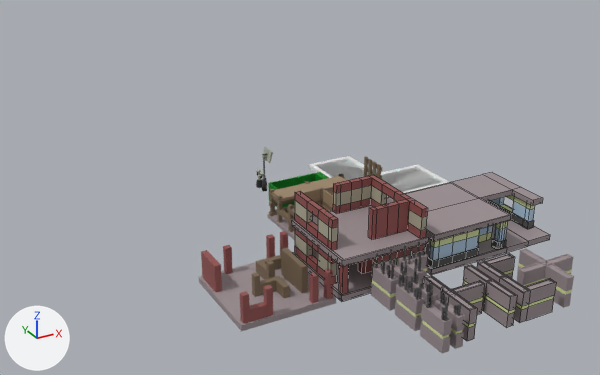
The FBX model Blender/Levels/walls.fbx as it was, and as the next commit left it.
Both versions are drawn from a 50 mm camera at (-26.1, -49.6, 26.2) aimed at (0.6, -1.1, 1.9). Lighting does not change. The marker at lower left points along +X, +Y and +Z. Mesh edges are drawn as thin lines on the coarser meshes. Where no turn or scale is listed for an object, it has been applied to the vertices.

The older version as bpy lines, for what is in view:
```python
me_cube_004 = bpy.data.meshes.new('Cube.004')
me_cube_004.from_pydata(...)  # 96 vertices, 78 faces; spans x -1.16..-0.66, y -17.75..-15.75, z -0.19..2.74
# faces by material slot: [4, 26, 48]
me_cube_004.materials.append(mat_wall_base)  # green #dde8a4
me_cube_004.materials.append(mat_foundation)  # grey #9c9093
me_cube_004.materials.append(mat_material_001)  # grey #858585
me_cube_005 = bpy.data.meshes.new('Cube.005')
me_cube_005.from_pydata(...)  # 48 vertices, 44 faces; spans x 3.65..4.15, y -19.95..-15.95, z -0.19..1.81
# faces by material slot: [8, 36]
me_cube_005.materials.append(mat_wall_base)  # green #dde8a4
me_cube_005.materials.append(mat_foundation)  # grey #9c9093
me_cube_063 = bpy.data.meshes.new('Cube.063')
me_cube_063.from_pydata(...)  # 124 vertices, 104 faces; spans x 0.77..2.61, y -15.25..-13.25, z -0.19..2.74
# faces by material slot: [8, 42, 54]
me_cube_063.materials.append(mat_wall_base)  # green #dde8a4
me_cube_063.materials.append(mat_foundation)  # grey #9c9093
me_cube_063.materials.append(mat_material_001)  # grey #858585
ob_reinforcedwall1_001 = bpy.data.objects.new('ReinforcedWall1.001', me_cube_063)
ob_reinforcedwall1_001.location = (0.0, 0.0, 0.0)
ob_reinforcedwall1_longwall = bpy.data.objects.new('ReinforcedWall1_LongWall', me_cube_005)
ob_reinforcedwall1_longwall.location = (0.0, 0.0, 0.0)
ob_reinforcedwall_indent2 = bpy.data.objects.new('ReinforcedWall_Indent2', me_cube_004)
ob_reinforcedwall_indent2.location = (0.0, 0.0, 0.0)
# also in view: 'ReinforcedWall2' at (-0.9, -14.3, 1.3); 'Foundation' at (9.6, 2.2, -0.1); 'BrickBuilding.001' at (8.6, -9.9, 1.2); 'ReinforcedWall_Indent2.001' at (-0.9, -19.2, 1.3); 'WoodenSkeletonBuilding' at (1.5, -3.5, 0.9)
```
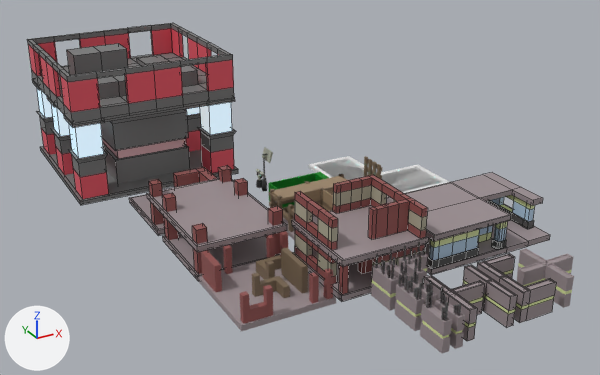
Location of each change, (x1, y1, x2, y2) in pixels of the pictures (600 x 375 px):
```json
{"object": "Unfinished_Building.002", "change": "added", "after": [27, 23, 238, 205], "faces in mat_material_004 (grey #787878)": [27, 23, 238, 205], "faces in mat_material_006 (red #e75665)": [28, 28, 234, 199], "faces in mat_material_005 (cyan #2eb7e8)": [37, 88, 232, 158], "faces in mat_material_003 (pink #e7b8bd)": [102, 138, 185, 159]}
{"object": "Unfinished_Building.001", "change": "added", "after": [129, 166, 287, 281], "faces in mat_foundation_001 (grey #9c9093)": [129, 178, 287, 281], "faces in mat_brickmaterial_001 (brown #925250)": [149, 166, 283, 274]}
```

Scene script edits in JSON lines:
```json
{"op": "add", "block": "mat_material_005", "code": ["mat_material_005 = principled_material('Material.005')", "mat_material_005.base_color = (0.0271, 0.475, 0.803)  # cyan #2eb7e7", "mat_material_005.emission_strength = 0.6"]}
{"op": "add", "block": "mat_material_006", "code": ["mat_material_006 = principled_material('Material.006')", "mat_material_006.base_color = (0.801, 0.0928, 0.13)  # red #e75665"]}
{"op": "add", "block": "mat_material_004", "code": ["mat_material_004 = principled_material('Material.004')", "mat_material_004.base_color = (0.189, 0.189, 0.189)  # grey #787878"]}
{"op": "add", "block": "mat_material_003", "code": ["mat_material_003 = principled_material('Material.003')", "mat_material_003.base_color = (0.802, 0.478, 0.508)  # pink #e7b8bd"]}
{"op": "add", "block": "me_cube_012", "code": ["me_cube_012 = bpy.data.meshes.new('Cube.012')", "me_cube_012.from_pydata(...)  # 500 vertices, 504 faces; spans x -6.51..6.51, y -6.5..6.5, z -0.18..9.73", "# faces by material slot: [4, 404, 24, 72]", "me_cube_012.materials.append(mat_material_003)  # pink #e7b8bd", "me_cube_012.materials.append(mat_material_004)  # grey #787878", "me_cube_012.materials.append(mat_material_005)  # cyan #2eb7e7", "me_cube_012.materials.append(mat_material_006)  # red #e75665"]}
{"op": "add", "block": "me_cube_010", "code": ["me_cube_010 = bpy.data.meshes.new('Cube.010')", "me_cube_010.from_pydata(...)  # 112 vertices, 92 faces; spans x -1.87..4.38, y -0.47..13.18, z -1.21..2.3", "# faces by material slot: [42, 50]", "me_cube_010.materials.append(mat_foundation_001)  # grey #9c9093", "me_cube_010.materials.append(mat_brickmaterial_001)  # brown #925250"]}
{"op": "add", "block": "ob_unfinished_building_002", "code": ["ob_unfinished_building_002 = bpy.data.objects.new('Unfinished_Building.002', me_cube_012)", "ob_unfinished_building_002.location = (-6.62, 14.63, 0.0)"]}
{"op": "add", "block": "ob_unfinished_building_001", "code": ["ob_unfinished_building_001 = bpy.data.objects.new('Unfinished_Building.001', me_cube_010)", "ob_unfinished_building_001.location = (-7.88, -6.33, 1.01)"]}
```
